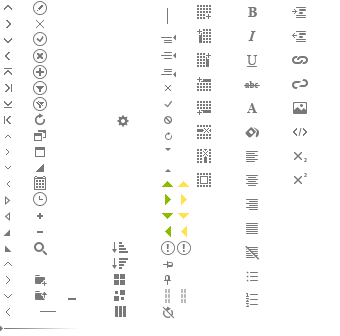
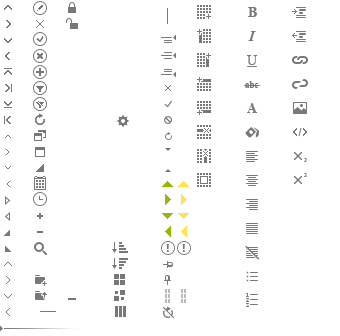
Two versions of the same layered image (340x336). Layer-by-layer changes:
added group "Lock" with 5 layers above "table hover" over [66, 2, 78, 29]
added layer "unlock" in group "Lock" over [66, 18, 78, 29]
added layer "lock" in group "Lock" over [68, 2, 76, 13]
